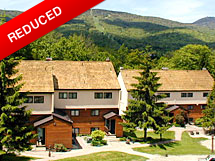
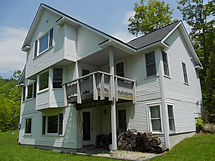
Layers edited between the first and the second 215×161 image:
hid "NEW" (2nd of 2) over [0, 0, 107, 62]
added group "Group 1" with 3 layers over [0, 0, 215, 161]
added layer "Layer 2" in group "Group 1" over [0, 0, 215, 161]
added layer "Layer 1" in group "Group 1" over [0, 0, 215, 161]
renamed "Background" to "Layer 0", moved it into group "Group 1" over [0, 0, 215, 161]
